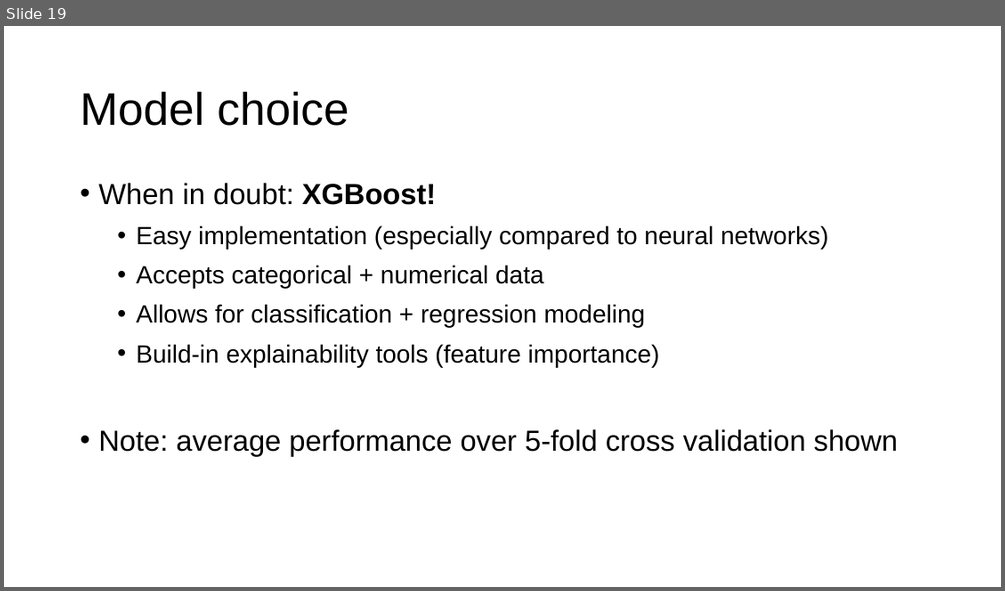
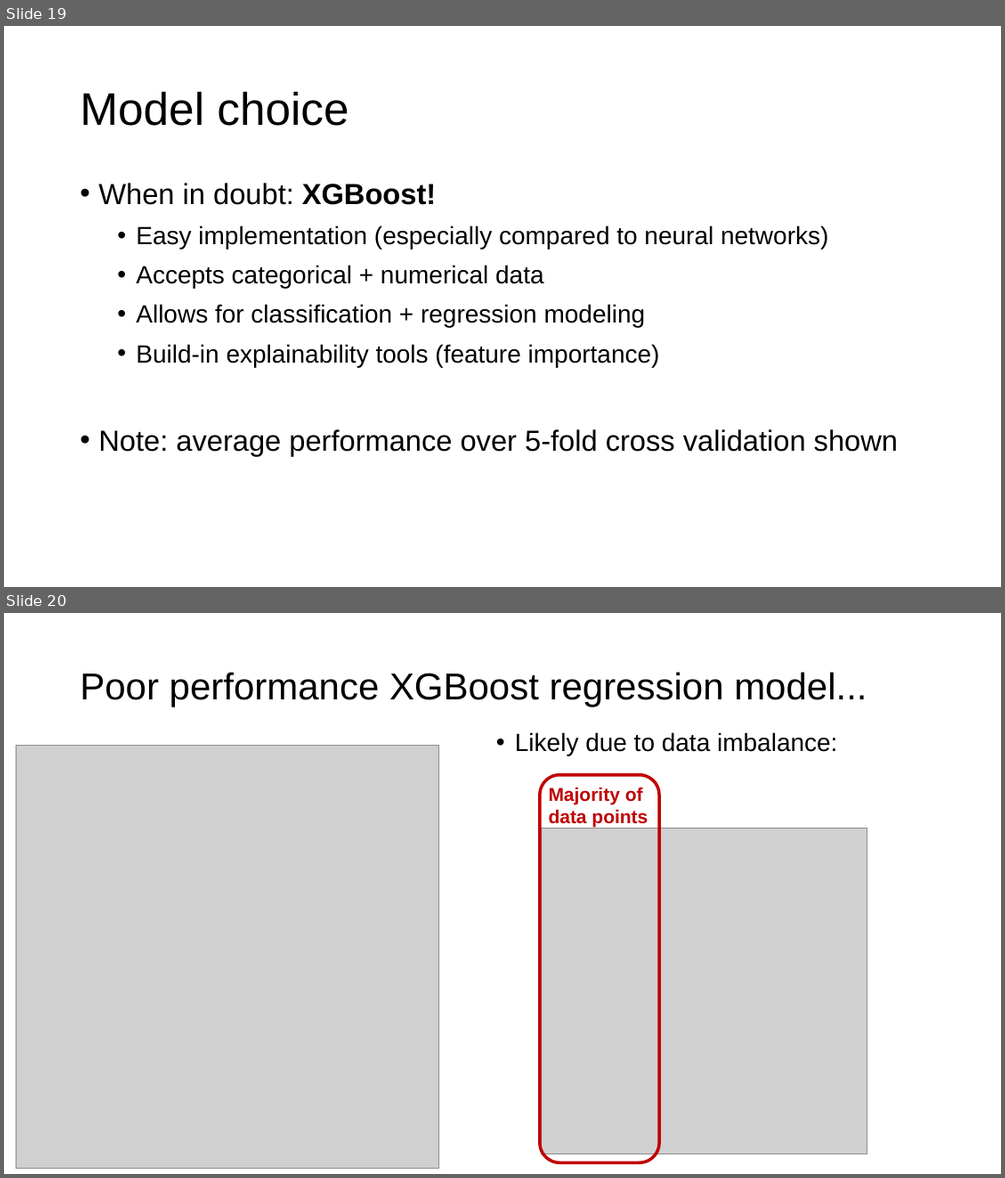
Before and after one commit to JeroenBuil/natural-cycles-assignment, a slide deck: reports/Natural Cycles - Assignment Report - Jeroen Buil.pptx. Shown one above the other, each under a label of ours: slide 19 before the commit, slides 19 and 20 after it. The pictures are 1005x591 and 1005x1178 pixels, drawn with LibreOffice and Linux fonts; fonts in the diff are those of the drawing; grey boxes stand for pictures. Boxes give left, top, right and bottom in pixels: in the first picture for what was removed or moved away, otherwise in the second. Text is boxed around its words. In the diff, an @@ line names an element or a change of style, - is before the commit and + after.

```diff
--- a/reports/Natural Cycles - Assignment Report - Jeroen Buil.pptx
+++ b/reports/Natural Cycles - Assignment Report - Jeroen Buil.pptx
@@ slide 20 added at (4,613,1001,1174), background #FFFFFF @@
@@ title added at (80,672,866,707), 36 pt, text #000000 @@
+Poor performance XGBoost regression model...
@@ picture added at (16,746,439,1167) @@
@@ text added at (515,732,837,755), 24 pt, text #000000 @@
+• Likely due to data imbalance:
@@ rounded rectangle added at (540,774,660,1163), outline #C00000 3 pt @@
@@ text added at (549,787,647,827), 18 pt, text #C00000, bold @@
+Majority of data points
@@ picture added at (541,827,867,1153) @@
```
Also in this commit, not shown: 7 slides changed, 3 other slides added, 1 slide removed, 19 other files.
